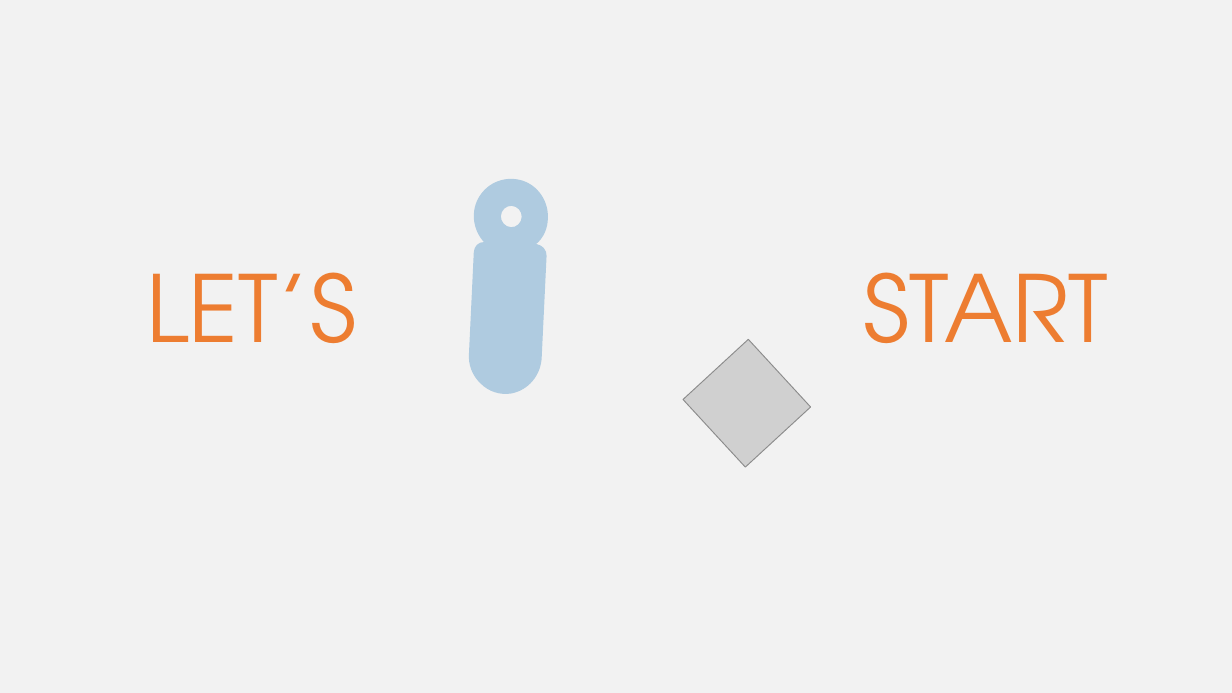
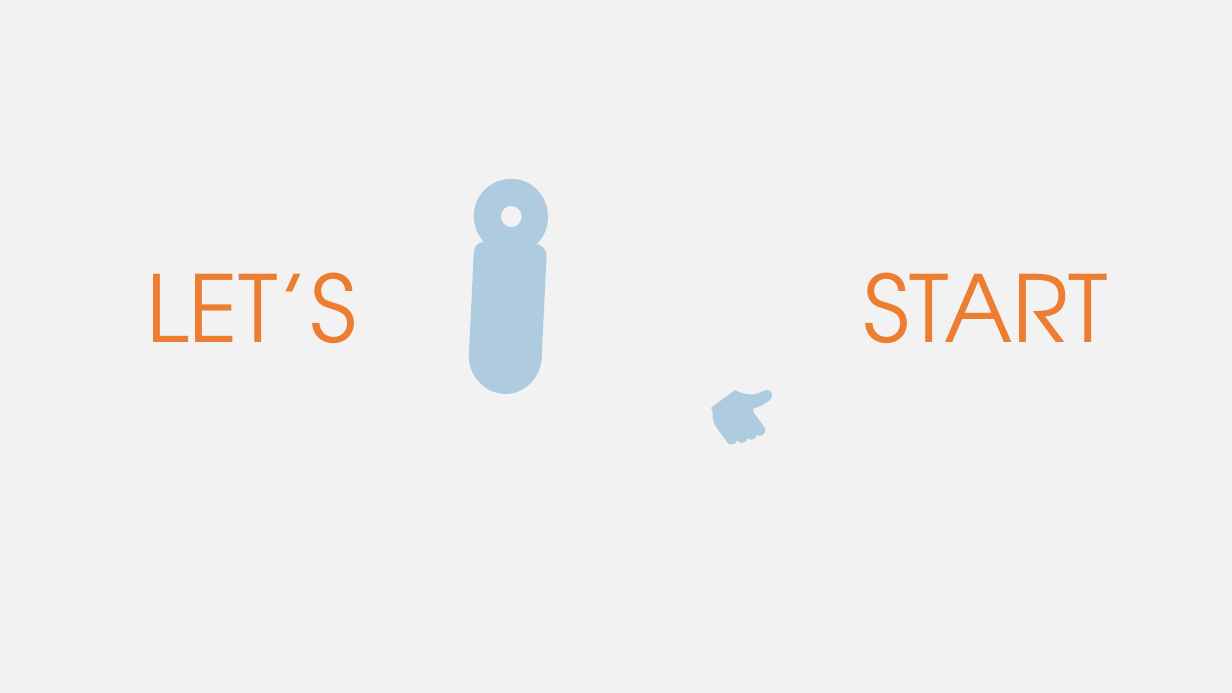
Before and after one commit to w3c/wot-cg, a slide deck: slide 36 of Tutorials/whatiswot/1.WoT/1.WOT.pptx (slide 35 before the commit). Drawn at 1232x693 pixels with LibreOffice and Linux fonts; fonts in the diff are those of the drawing; grey boxes stand for pictures. Boxes give left, top, right and bottom in pixels: in the first picture for what was removed or moved away, otherwise in the second. Text is boxed around its words. In the diff, an @@ line names an element or a change of style, - is before the commit and + after.

```diff
--- a/Tutorials/whatiswot/1.WoT/1.WOT.pptx
+++ b/Tutorials/whatiswot/1.WoT/1.WOT.pptx
@@ picture removed at (684,339,812,467) @@
@@ freeform shape added at (706,374,789,454), fill #AFCBE0 @@
```
Also in this commit, not shown: 5 other slides changed, 1 slide added, 13 other files.
